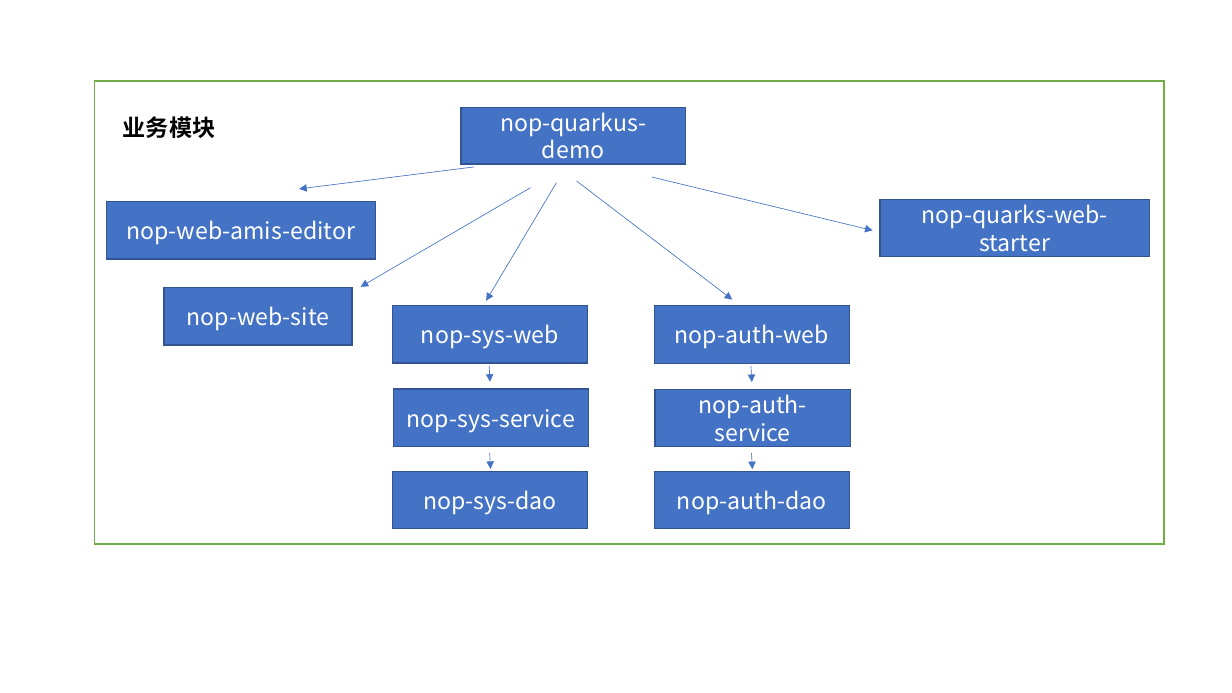
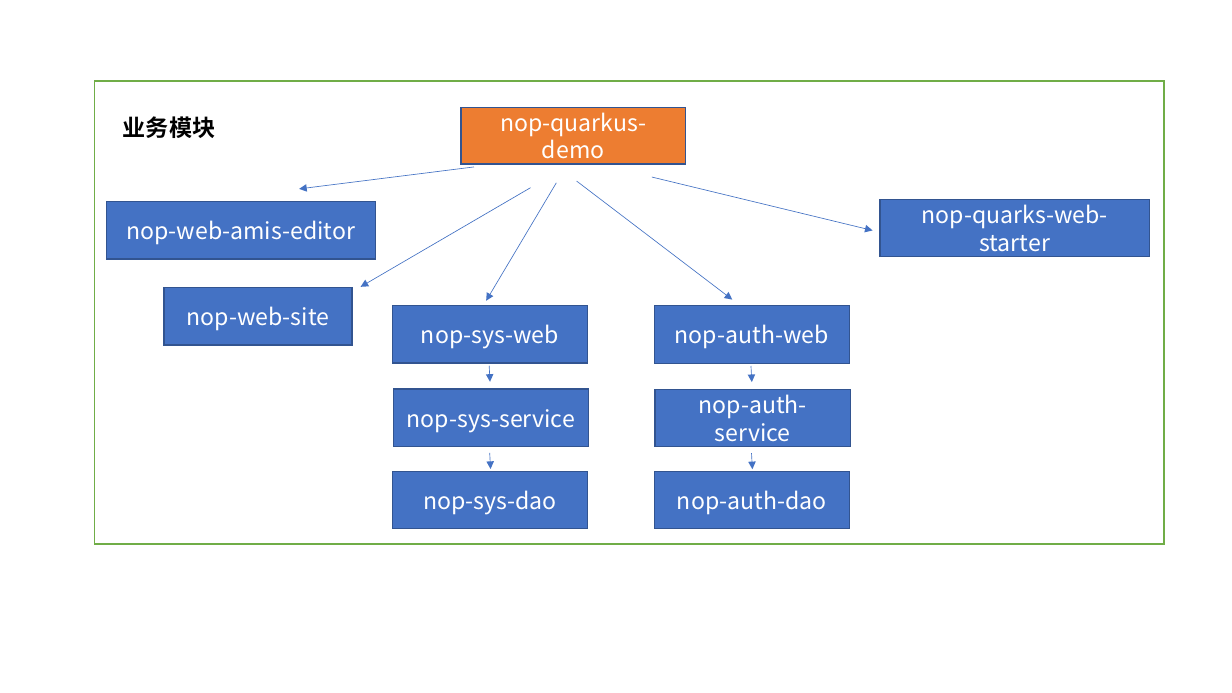
Before and after one commit to entropy-cloud/nop-entropy, a slide deck: slide 5 of docs/ppt/reg-images.pptx. Drawn at 1232x693 pixels with LibreOffice and Linux fonts; fonts in the diff are those of the drawing. Boxes give left, top, right and bottom in pixels: in the first picture for what was removed or moved away, otherwise in the second. Text is boxed around its words. In the diff, an @@ line names an element or a change of style, - is before the commit and + after.

```diff
--- a/docs/ppt/reg-images.pptx
+++ b/docs/ppt/reg-images.pptx
@@ rectangle "nop-quarkus-demo" at bbox=[461, 107, 686, 164]: fill #4472C4 to #ED7D31 @@
```
Also in this commit, not shown: 5 other slides changed, 3 slides added, 13 other files.
